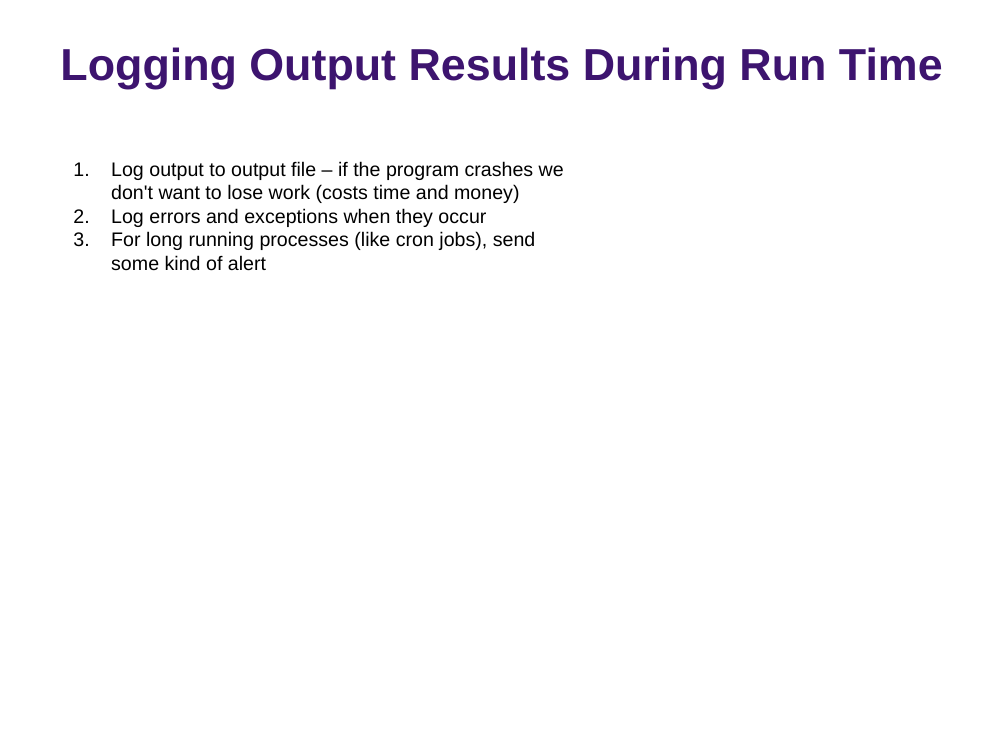
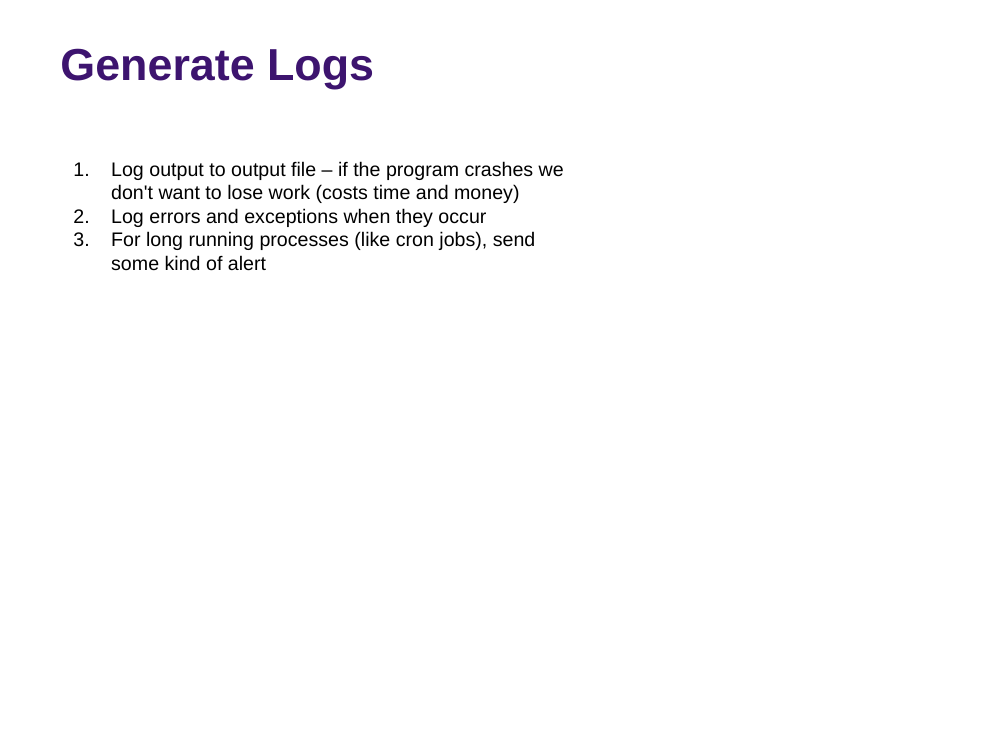
Before and after one commit to rs-kellogg/2023-phd-workshop, a slide deck: slide 23 of session-3/Session-3-Automation-Testing.pptx (slide 14 before the commit). Drawn at 1008x756 pixels with LibreOffice and Linux fonts; fonts in the diff are those of the drawing; background and template pictures are left out. Boxes give left, top, right and bottom in pixels: in the first picture for what was removed or moved away, otherwise in the second. Text is boxed around its words. In the diff, an @@ line names an element or a change of style, - is before the commit and + after.

```diff
--- a/session-3/Session-3-Automation-Testing.pptx
+++ b/session-3/Session-3-Automation-Testing.pptx
@@ title at (x1=60, y1=48, x2=374, y2=89): text changed @@
-Logging Output Results During Run Time
+Generate Logs
```
Also in this commit, not shown: 11 other slides changed, 13 slides added, 5 slides removed, 3 other files.
